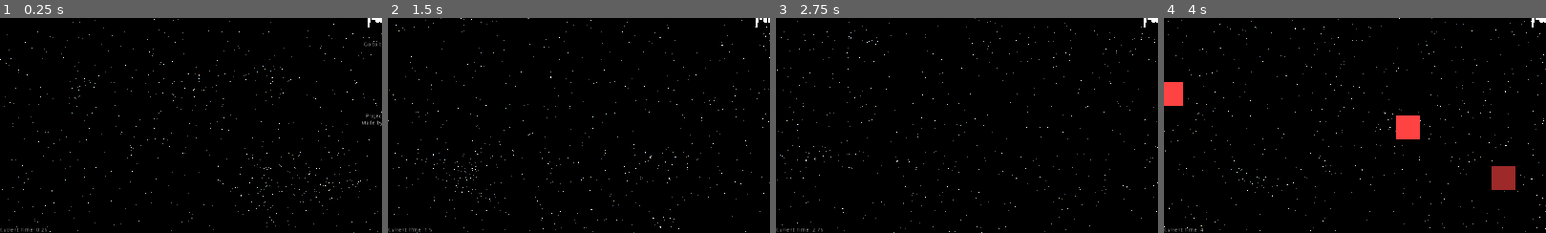
Above: before the commit, frames 1-4 (left to right).
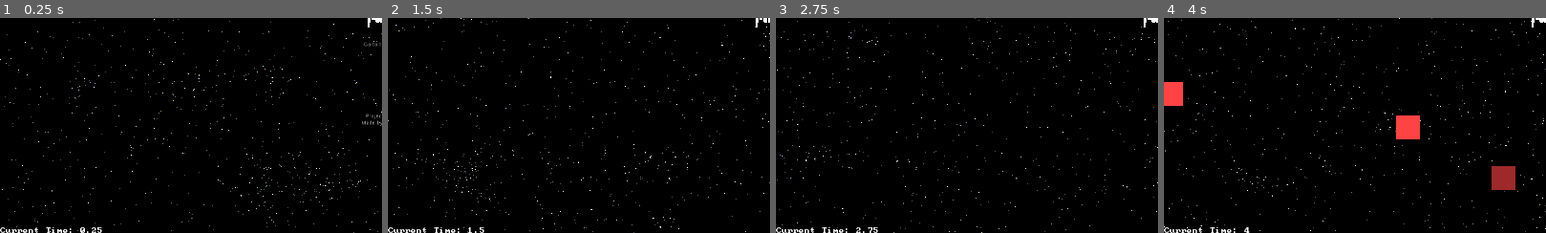
Above: after the commit, the same moments.

Repository: lajollagamesclub/project-mark
Game: Godot game, scene res://Main.tscn
Same seed, same stepped clock (60 frames per second), same inputs: the game is played once before the commit and once after it. The engine's default icon, where the game draws it, is replaced by a stand-in: a white triangle on a blue panel in a dark square.
Inputs:
- Up to frame 1 (0.25 s): no input
- Up to frame 2 (1.5 s): hold E (g_dash_right) 0.53-1.28 s; hold S (g_down) from 1.28 s (still down)
- Up to frame 3 (2.75 s): release S (g_down) at 2.03 s; hold E (g_dash_right) from 2.03 s (still down)
- Up to frame 4 (4 s): release E (g_dash_right) at 2.78 s; hold Up (g_fire_up) 2.78-3.53 s; hold Q (g_dash_left) from 3.53 s (still down)
The pictures show only the part of the screen within x 0-50%, y 50-100%; the shares and areas given below are measured in that part.

The runs differ from the first frame. In frame 1, 0.4% of the frame differs, in the area x 0-27%, y 97-100%; in frame 2, 0.3%; in frame 3, 0.3%; in frame 4, 0.3%.

Commit message:
Add nice font

Diff:
--- a/src/Main.tscn
+++ b/src/Main.tscn
@@ -115,7 +115,14 @@
 [node name="CurTimeLabel" type="Label" parent="UI"]
 anchor_top = 1.0
 anchor_bottom = 1.0
-margin_top = -14.0
-margin_right = 40.0
+margin_top = -170.0
+margin_right = 392.0
+margin_bottom = 2.0
+theme = ExtResource( 10 )
+text = "Time"
+valign = 2
 script = ExtResource( 12 )
+__meta__ = {
+"_edit_use_anchors_": false
+}
 [connection signal="timeout" from="StartMeasuringTimer" to="StarsPerformanceSwitcher" method="_on_StartMeasuringTimer_timeout"]
--- a/src/theme.tres
+++ b/src/theme.tres
@@ -1,4 +1,6 @@
-[gd_resource type="Theme" load_steps=3 format=2]
+[gd_resource type="Theme" load_steps=5 format=2]
+
+[ext_resource path="res://pc-senior/pcsenior.ttf" type="DynamicFontData" id=1]
 
 [sub_resource type="StyleBoxFlat" id=1]
 bg_color = Color( 0.168627, 0.168627, 0.168627, 1 )
@@ -6,7 +8,11 @@
 [sub_resource type="StyleBoxFlat" id=2]
 bg_color = Color( 1, 1, 1, 1 )
 
+[sub_resource type="DynamicFont" id=3]
+font_data = ExtResource( 1 )
+
 [resource]
+default_font = SubResource( 3 )
 ProgressBar/colors/font_color = Color( 0.941176, 0.941176, 0.941176, 1 )
 ProgressBar/colors/font_color_shadow = Color( 0, 0, 0, 1 )
 ProgressBar/fonts/font = null
Not shown, added: src/pc-senior/license.txt
Binary file added: src/pc-senior/pcsenior.ttf
